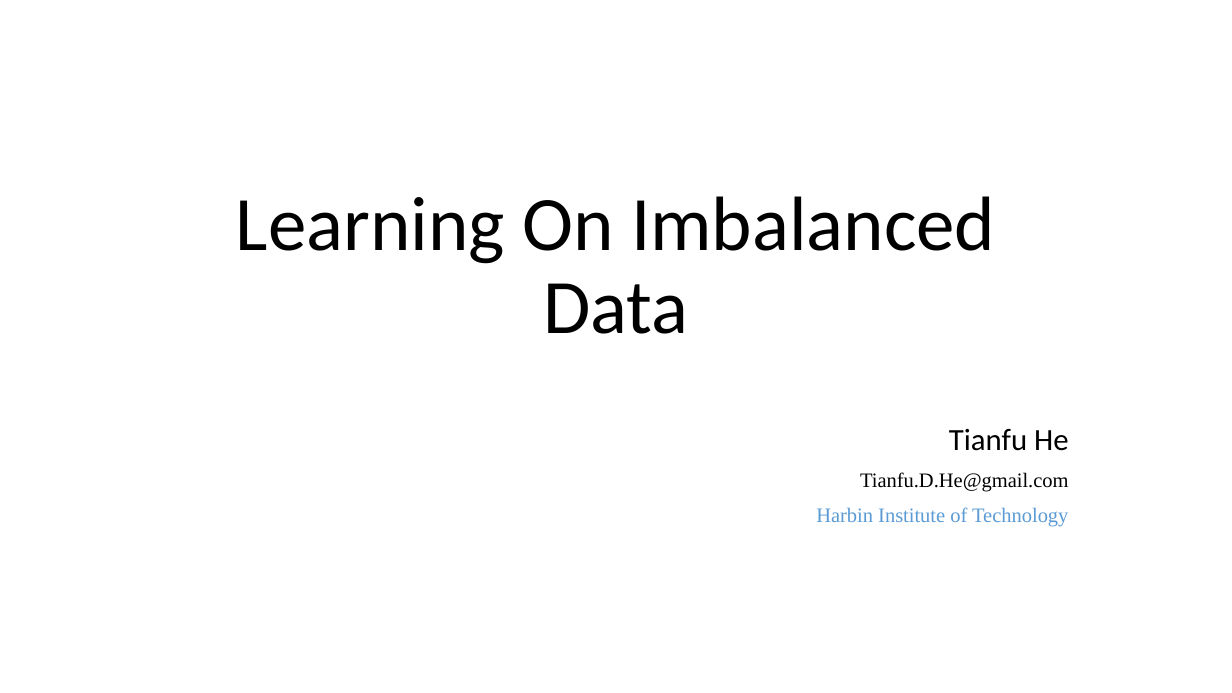
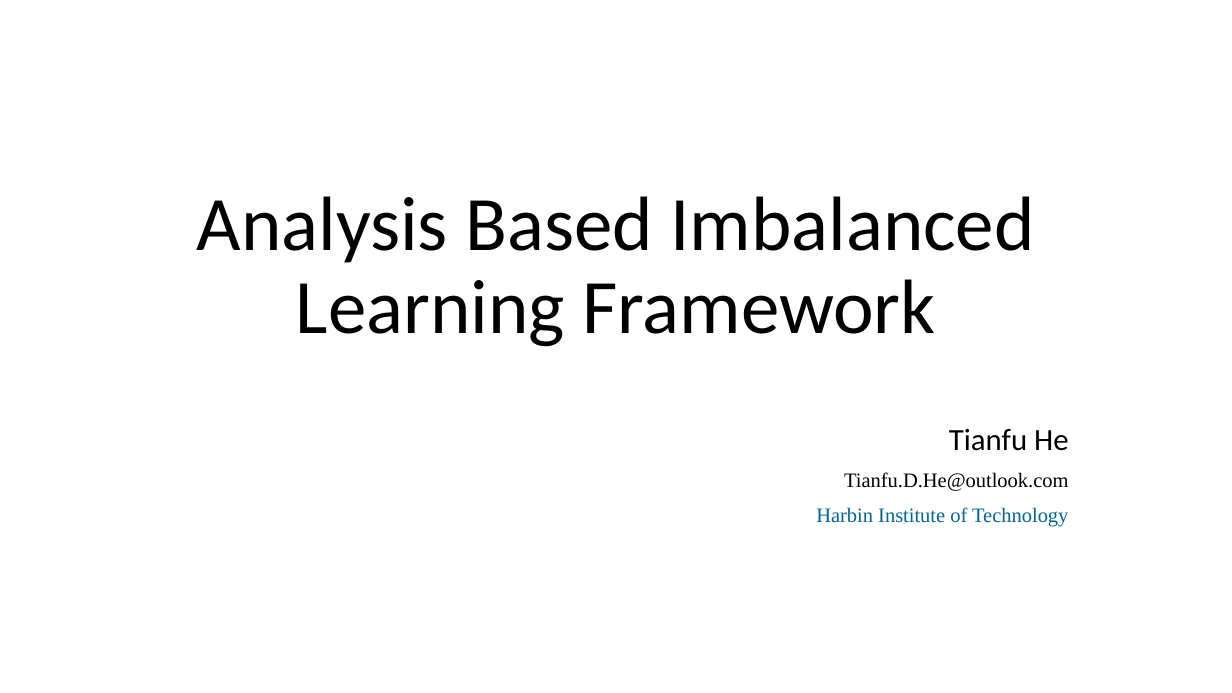
Before and after one commit to RKDSOne/ids, a slide deck: slide 1 of slides&notes/Learning on imbalanced data.pptx. Drawn at 1232x693 pixels with LibreOffice and Linux fonts; fonts in the diff are those of the drawing. Boxes give left, top, right and bottom in pixels: in the first picture for what was removed or moved away, otherwise in the second. Text is boxed around its words. In the diff, an @@ line names an element or a change of style, - is before the commit and + after.

```diff
--- a/slides&notes/Learning on imbalanced data.pptx
+++ b/slides&notes/Learning on imbalanced data.pptx
@@ title at [197, 196, 1034, 347]: text changed @@
-Learning On Imbalanced Data
+Analysis Based Imbalanced Learning Framework
@@ subtitle at [844, 472, 1068, 491]: text changed @@
-Tianfu.D.He@gmail.com
+Tianfu.D.He@outlook.com
@@ subtitle at [816, 507, 1068, 527]: text colour #5B9BD5 to #046490 in "Harbin Institute of Technology" @@
```
Also in this commit, not shown: 1 other slide changed, 17 slides added, 1 slide removed, 4 other files.
